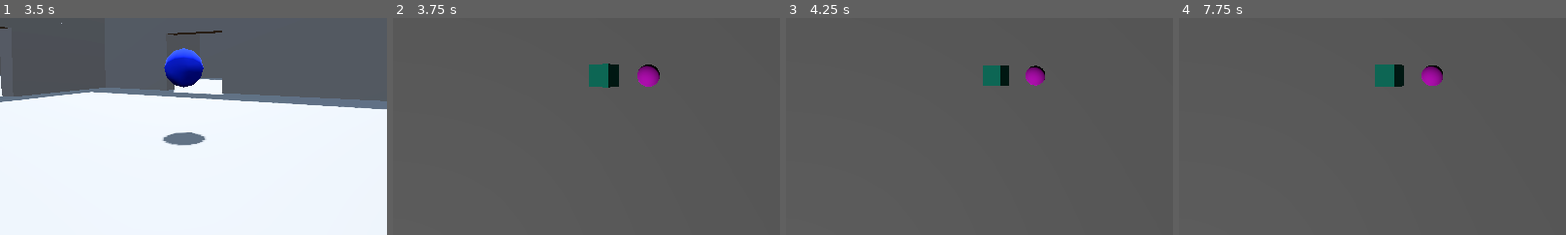
Above: before the commit, frames 1-4 (left to right).
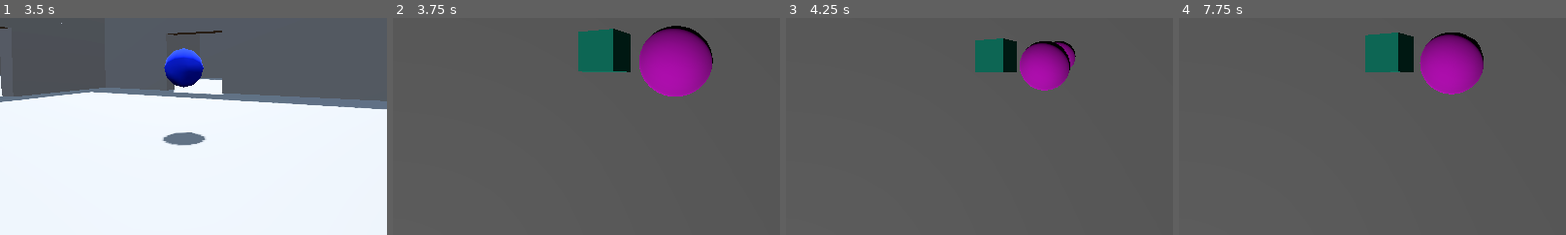
Above: after the commit, the same moments.

Repository: gingeapple182/COMP3000
Game: Godot game, scene res://Scenes/landing_menu.tscn
The game is run twice, just before and just after one commit, with the same random seed, the same clock (stepped at 60 frames per second) and the same inputs.
Inputs (mouse positions are % of the whole screen's width and height, from its top left):
- Up to frame 1 (3.5 s): click "Start Game" at 0.5 s; tap Enter (ui_accept) at 1.25, 1.52, 2, 2.27, 2.75 s; move the mouse to (72, 45) at 1.27 s; hold Right (ui_right) 1.28-2.03 s; tap ` (freefly) at 1.35 s; click (72, 45) at 1.42 s; move the mouse to (45, 50) at 2.02 s; hold Up (ui_up) from 2.03 s (still down); tap F (interact) at 2.1 s; move the mouse to (52, 48) at 2.77 s; tap Shift (sprint) at 2.85 s
- Up to frame 2 (3.75 s): keep holding Up (ui_up); tap Enter (ui_accept) at 3.5 s; move the mouse to (49, 52) at 3.52 s; tap L (switch_scene) at 3.6 s; click (49, 52) at 3.67 s
- Up to frame 3 (4.25 s): keep holding Up (ui_up); tap Enter (ui_accept) at 3.77 s
- Up to frame 4 (7.75 s): move the mouse to (80, 65) at 4.27 s; release Up (ui_up) at 4.28 s; hold Left (ui_left) 4.28-5 s; tap ` (freefly) at 4.35 s; tap Enter (ui_accept) at 4.52, 5.75, 6.02, 6.5, 7.52 s; tap Escape (pause) at 4.9 s; click "Return to Hub" at 5 s; move the mouse to (42, 49) at 5.77 s; hold Up (ui_up) 5.78-7.28 s; tap F (interact) at 5.85 s; move the mouse to (51, 50) at 6.52 s; tap Shift (sprint) at 6.6 s; click (51, 50) at 6.67 s; move the mouse to (46, 48) at 7.27 s; hold Right (ui_right) from 7.28 s (still down); tap L (switch_scene) at 7.35 s
The pictures show only the part of the screen within x 24-74%, y 37-87%; the shares and areas given below are measured in that part.

Frame 1 is identical in both runs. In frame 2, 7.7% of the frame differs, in the area x 47-83%, y 3-37%; in frame 3, 4.2%; in frame 4, 6.0%.

Commit message:
File reorganisation

Diff:
--- a/Scenes/landing_menu.tscn
+++ b/Scenes/landing_menu.tscn
@@ -1,6 +1,6 @@
 [gd_scene load_steps=2 format=3 uid="uid://bd5m5eqerkpv8"]
 
-[ext_resource type="Script" path="res://Scenes/landing_menu.gd" id="1_havof"]
+[ext_resource type="Script" path="res://Scripts/landing_menu.gd" id="1_havof"]
 
 [node name="LandingMenu" type="Node3D"]
 script = ExtResource("1_havof")
@@ -111,6 +111,7 @@
 text = ">"
 
 [node name="Button_Return" type="Button" parent="CanvasLayer/LevelSelect"]
+layout_mode = 0
 offset_left = 21.0
 offset_top = 20.0
 offset_right = 195.0
@@ -127,6 +128,7 @@
 grow_vertical = 2
 
 [node name="VBoxContainer" type="VBoxContainer" parent="CanvasLayer/Settings"]
+layout_mode = 0
 offset_left = 312.0
 offset_top = 137.0
 offset_right = 817.0
@@ -164,6 +166,7 @@
 text = "Return to main menu"
 
 [node name="Button_Return" type="Button" parent="CanvasLayer/Settings"]
+layout_mode = 0
 offset_left = 21.0
 offset_top = 20.0
 offset_right = 195.0
@@ -180,6 +183,7 @@
 grow_vertical = 2
 
 [node name="Button_Return" type="Button" parent="CanvasLayer/Credits"]
+layout_mode = 0
 offset_left = 21.0
 offset_top = 20.0
 offset_right = 195.0
--- a/Scenes/pause_menu.tscn
+++ b/Scenes/pause_menu.tscn
@@ -1,6 +1,6 @@
 [gd_scene load_steps=5 format=3 uid="uid://n32v3jeq450r"]
 
-[ext_resource type="Script" path="res://Scenes/pause_menu.gd" id="1_54ojr"]
+[ext_resource type="Script" path="res://Scripts/pause_menu.gd" id="1_54ojr"]
 
 [sub_resource type="CanvasItemMaterial" id="CanvasItemMaterial_vnu5m"]
 
--- a/Scenes/puzzle_test.tscn
+++ b/Scenes/puzzle_test.tscn
@@ -1,6 +1,6 @@
 [gd_scene load_steps=11 format=3 uid="uid://cely1nigw5ulo"]
 
-[ext_resource type="Script" path="res://Scenes/PuzzleSceneController.gd" id="1_i4ntq"]
+[ext_resource type="Script" path="res://Scripts/PuzzleSceneController.gd" id="1_i4ntq"]
 [ext_resource type="PackedScene" uid="uid://n32v3jeq450r" path="res://Scenes/pause_menu.tscn" id="2_g175n"]
 
 [sub_resource type="BoxShape3D" id="BoxShape3D_n4eam"]
@@ -29,7 +29,7 @@
 script = ExtResource("1_i4ntq")
 
 [node name="Camera3D" type="Camera3D" parent="."]
-transform = Transform3D(1, 0, 0, 0, -4.37114e-08, 1, 0, -1, -4.37114e-08, 0, 19.4698, 0)
+transform = Transform3D(1, 0, 0, 0, -4.37114e-08, 1, 0, -1, -4.37114e-08, 0.1, 14.0698, 0.6)
 current = true
 
 [node name="DirectionalLight3D" type="DirectionalLight3D" parent="."]
@@ -68,6 +68,16 @@
 [node name="MeshInstance3D" type="MeshInstance3D" parent="Objects/Ball"]
 mesh = SubResource("SphereMesh_iake5")
 
+[node name="Ball2" type="RigidBody3D" parent="Objects"]
+transform = Transform3D(0.866025, -0.5, 0, 0.5, 0.866025, 0, 0, 0, 1, 1.2, 10.1, 0.4)
+collision_mask = 3
+
+[node name="CollisionShape3D" type="CollisionShape3D" parent="Objects/Ball2"]
+shape = SubResource("SphereShape3D_ffyaw")
+
+[node name="MeshInstance3D" type="MeshInstance3D" parent="Objects/Ball2"]
+mesh = SubResource("SphereMesh_iake5")
+
 [node name="CanvasLayer" type="CanvasLayer" parent="."]
 
 [node name="Button" type="Button" parent="CanvasLayer"]
Renamed: Scenes/PuzzleSceneController.gd -> Scripts/PuzzleSceneController.gd
Renamed: Scenes/landing_menu.gd -> Scripts/landing_menu.gd
Renamed: Scenes/pause_menu.gd -> Scripts/pause_menu.gd
